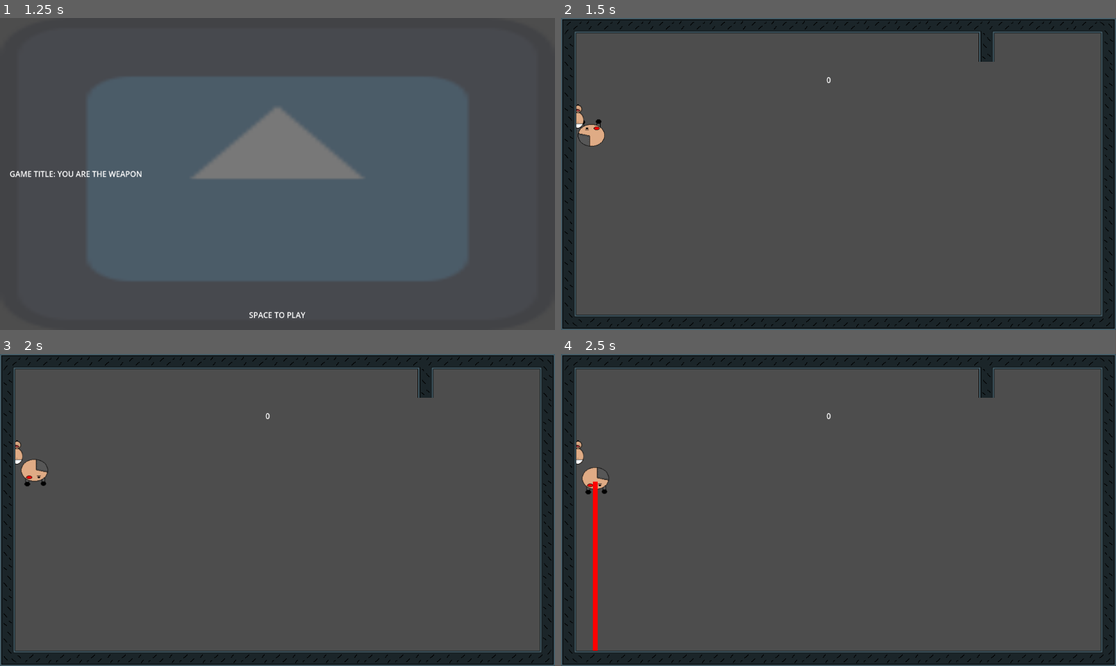
Above: before the commit, frames 1-4 (two rows, left to right).
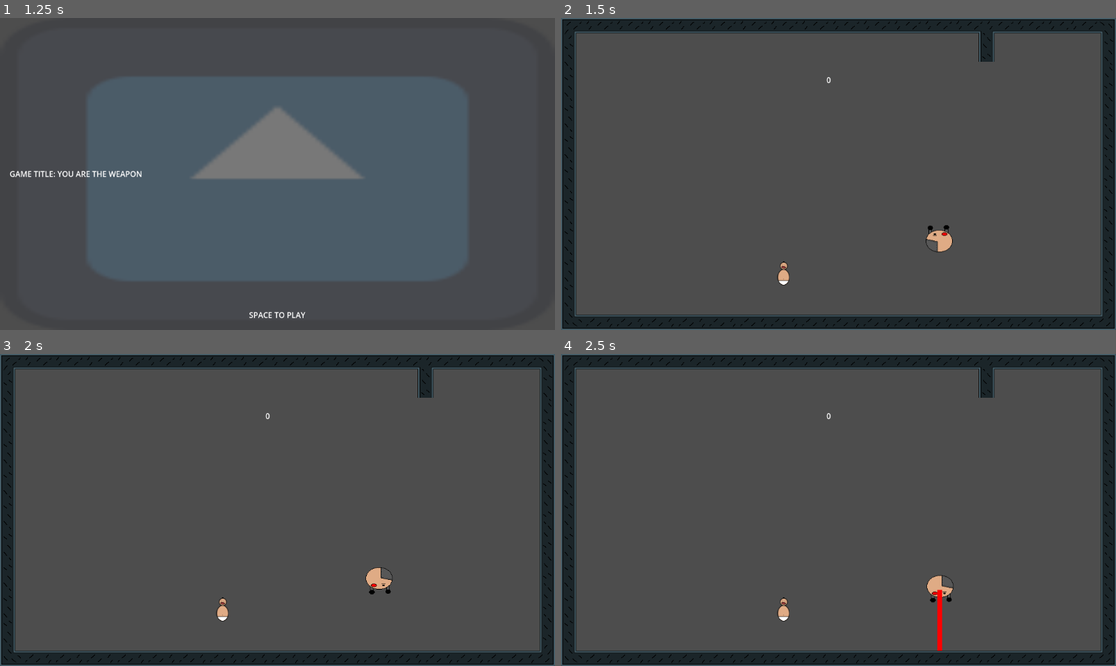
Above: after the commit, the same moments.

Repository: discoaaron/gamejam
Game: Godot game, scene res://scenes/menu/menu.tscn
Same seed, same stepped clock (60 frames per second), same inputs: the game is played once before the commit and once after it. The engine's default icon, where the game draws it, is replaced by a stand-in: a white triangle on a blue panel in a dark square.
Inputs:
- Up to frame 1 (1.25 s): tap Enter at 0.5 s; tap A (a) at 0.6 s; tap D (d) at 0.8 s
- Up to frame 2 (1.5 s): tap Space (space) at 1.25 s; tap D (d) at 1.35 s
- Up to frame 3 (2 s): tap E (e) at 1.55 s
- Up to frame 4 (2.5 s): tap Enter at 2 s; hold Q (q) from 2.03 s (still down); tap E (e) at 2.1 s

Frame 1 is identical in both runs. In frame 2, 0.7% of the frame differs, in the area x 2-71%, y 27-86%; in frame 3, 0.7%; in frame 4, 1.3%, in the area x 2-71%, y 27-96%.

Commit message:
spawn offset hack

Diff:
--- a/game/Main.tscn
+++ b/game/Main.tscn
@@ -1,12 +1,10 @@
-[gd_scene load_steps=7 format=3 uid="uid://xwxup6f3hc8h"]
+[gd_scene load_steps=6 format=3 uid="uid://xwxup6f3hc8h"]
 
 [ext_resource type="Script" path="res://main.gd" id="1_m74ch"]
 [ext_resource type="PackedScene" uid="uid://dre28xt7mpcfn" path="res://scenes/all_walls/wallcorner.tscn" id="2_iwlok"]
 [ext_resource type="PackedScene" uid="uid://c6sahoulewigm" path="res://scenes/all_walls/wallstraight.tscn" id="3_52rpf"]
 [ext_resource type="PackedScene" uid="uid://be01h6qhgp5b" path="res://scenes/all_walls/walllongstraight.tscn" id="3_8747k"]
 [ext_resource type="PackedScene" uid="uid://v83dlctc1oua" path="res://scenes/all_walls/walljoint.tscn" id="5_x3qqu"]
-
-[sub_resource type="LabelSettings" id="LabelSettings_81lqc"]
 
 [node name="Main" type="Node2D"]
 script = ExtResource("1_m74ch")
@@ -98,4 +96,3 @@
 offset_top = 117.0
 offset_right = 591.0
 offset_bottom = 140.0
-label_settings = SubResource("LabelSettings_81lqc")
--- a/game/main.gd
+++ b/game/main.gd
@@ -7,12 +7,15 @@
 var screen_size # Size of the game window.
 var originalKeys = ["w", "a", "s", "d", "e" ]
 var keysCopy = []
+var spawn_offset = 50
 
 # Called when the node enters the scene tree for the first time.
 func _ready() -> void:
 	SignalManager.baby_lasered.connect(game_over)
 	SignalManager.baby_saved.connect(start_next_level)
 	screen_size = get_viewport_rect().size
+	screen_size.x = screen_size.x - spawn_offset
+	screen_size.y = screen_size.y - spawn_offset
 	start_level()
 
 # Called every frame. 'delta' is the elapsed time since the previous frame.
@@ -58,7 +61,7 @@
 	add_child(baby)
 
 func _getRandomPositionOnScreen() -> Vector2:
-	return Vector2(randi_range(0, screen_size.x),randi_range(0, screen_size.y))
+	return Vector2(randi_range(spawn_offset, screen_size.x),randi_range(spawn_offset, screen_size.y))
 
 func game_over() -> void:
 	ScoreManager.reset_score()
